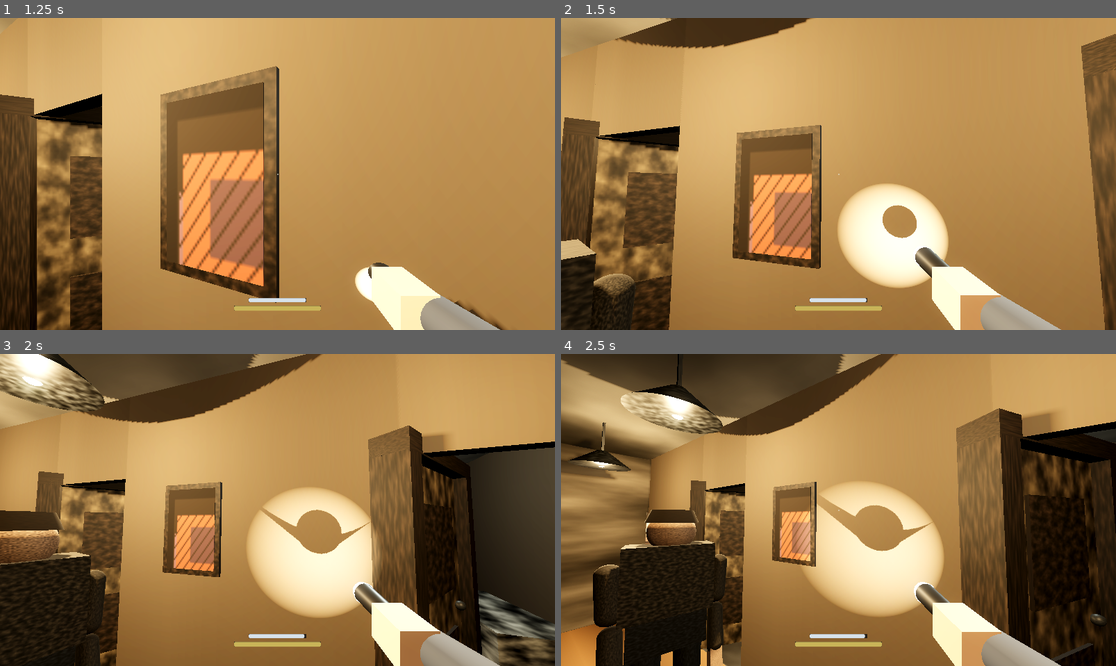
Above: before the commit, frames 1-4 (two rows, left to right).
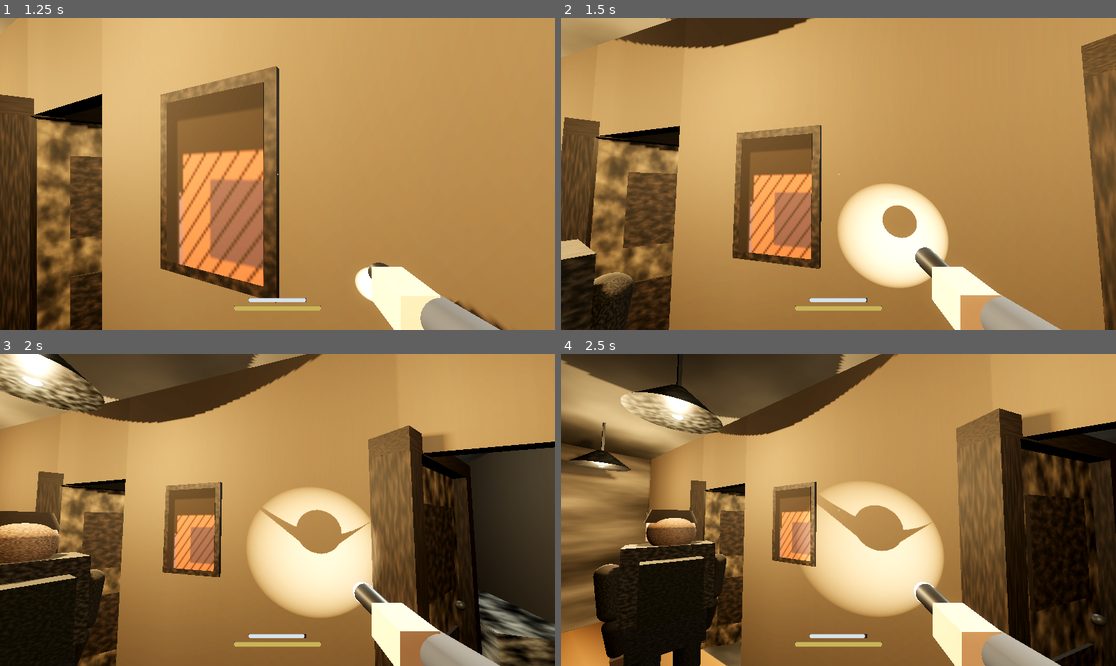
Above: after the commit, the same moments.

Repository: blastbeng/ProjectSpecterV2
Game: Godot game, scene res://scenes/boot.tscn
Two runs of this game, one before a commit and one after it. Both use one fixed random seed, a clock stepped at 60 frames per second and the inputs below.
Inputs (mouse positions are in pixels of both pictures, inside the frame that each line leads up to):
- Up to frame 1 (1.25 s): click "HOST MATCH" at 0.5 s
- Up to frame 2 (1.5 s): tap Enter (ui_accept) at 1.25 s; move the mouse to (866, 174) at 1.27 s; hold Up (ui_up) from 1.28 s (still down); tap Q at 1.35 s; click (866, 174) at 1.42 s
- Up to frame 3 (2 s): keep holding Up (ui_up); tap Enter (ui_accept) at 1.52 s
- Up to frame 4 (2.5 s): keep holding Up (ui_up); move the mouse to (810, 510) at 2.02 s; tap Ctrl at 2.1 s; tap Enter (ui_accept) at 2.27 s

Frame 1 is identical in both runs. In frame 2, 0.3% of the frame differs, in the area x 0-14%, y 75-100%; in frame 3, 1.4%, in the area x 0-20%, y 50-100%; in frame 4, 1.4%.

Commit message:
avatar fix: face card on -z forward side + hair shifted to match, neck added, demo avatar yaw corrected; test_avatar still PASS

Diff:
--- a/scripts/entities/investigator_avatar.gd
+++ b/scripts/entities/investigator_avatar.gd
@@ -165,19 +165,29 @@
 	(skull.mesh as SphereMesh).radius = 0.115
 	(skull.mesh as SphereMesh).height = 0.23
 	_head.add_child(skull)
+	# Neck between shoulders and skull.
+	var neck := _mesh(CylinderMesh.new(), skin_m)
+	(neck.mesh as CylinderMesh).top_radius = 0.045
+	(neck.mesh as CylinderMesh).bottom_radius = 0.055
+	(neck.mesh as CylinderMesh).height = 0.12
+	neck.position = Vector3(0, 1.50, 0)
+	_rig.add_child(neck)
 	var face := _mesh(BoxMesh.new(), null)
 	var face_mat := StandardMaterial3D.new()
 	face_mat.albedo_texture = face_texture_detailed(skin, player_index)
 	face_mat.roughness = 0.7
 	face.material_override = face_mat
+	# Avatar forward is -z (Godot look_at convention), so the face card sits
+	# proud of the skull on the -z side, rotated to face outward.
 	(face.mesh as BoxMesh).size = Vector3(0.225, 0.22, 0.03)
-	face.position = Vector3(0, 0.004, 0.102)
+	face.position = Vector3(0, 0.004, -0.102)
+	face.rotation.y = PI
 	_head.add_child(face)
 	var hair := _mesh(CylinderMesh.new(), _cloth(HAIR_C, 0.95))
 	(hair.mesh as CylinderMesh).top_radius = 0.098
 	(hair.mesh as CylinderMesh).bottom_radius = 0.126
 	(hair.mesh as CylinderMesh).height = 0.075
-	hair.position = Vector3(0, 0.088, -0.008)
+	hair.position = Vector3(0, 0.088, -0.032)
 	_head.add_child(hair)
 
 	# Arms and legs: pivot -> capsule child offset half-length down.
--- a/scripts/gameplay/match.gd
+++ b/scripts/gameplay/match.gd
@@ -29,7 +29,7 @@
 	_demo_avatar.display_name = "Demo Investigator"
 	add_child(_demo_avatar)
 	_demo_avatar.position = Vector3(3.6, 0.0, 3.85)
-	_demo_avatar.rotation.y = deg_to_rad(75.0)
+	_demo_avatar.rotation.y = deg_to_rad(-105.0)  # face card toward the hall camera
 
 
 func _process(_delta: float) -> void:
